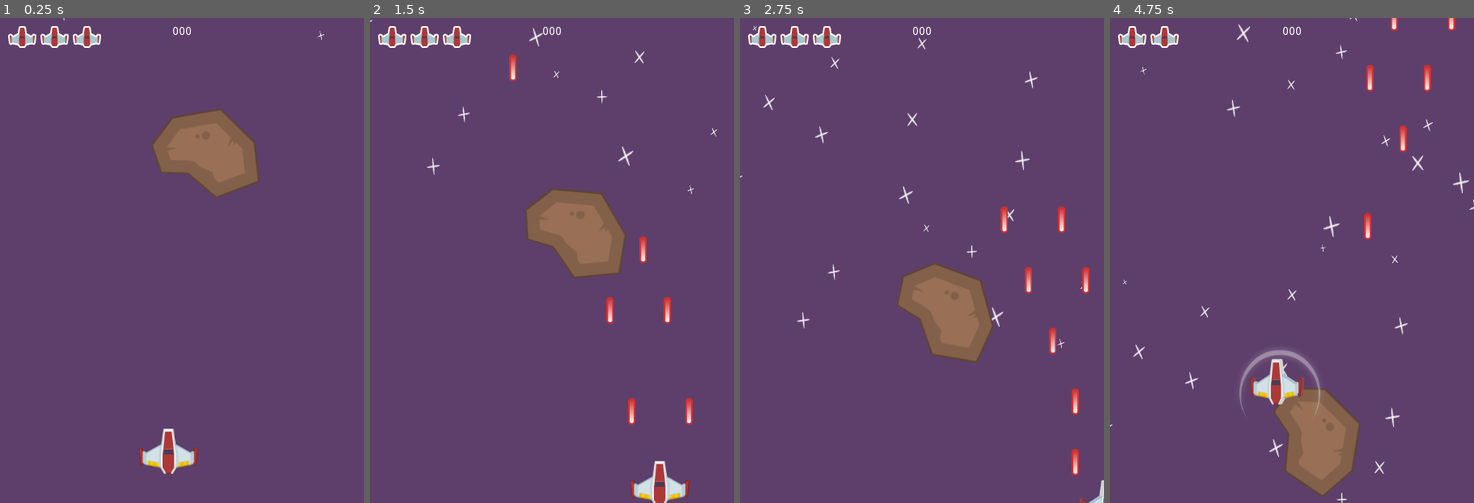
Above: before the commit, frames 1-4 (left to right).
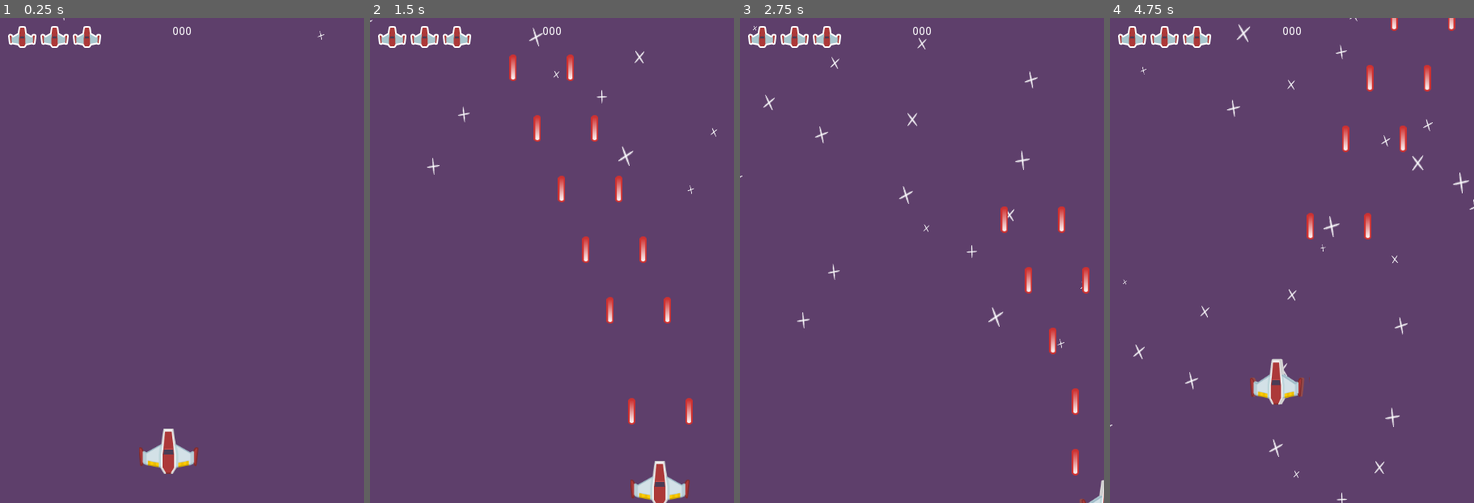
Above: after the commit, the same moments.

Repository: ZacharyRanes/Space_Shooter
Game: Godot game, scene res://MainScenes/Gameplay.tscn
The game is run twice, just before and just after one commit, with the same random seed, the same clock (stepped at 60 frames per second) and the same inputs.
Inputs:
- Up to frame 1 (0.25 s): no input
- Up to frame 2 (1.5 s): hold D (move_right) 0.53-1.28 s; hold Space (shoot) 0.53-1.28 s; hold S (move_down) from 1.28 s (still down); tap Space (shoot) at 1.35 s
- Up to frame 3 (2.75 s): release S (move_down) at 2.03 s; hold D (move_right) from 2.03 s (still down); hold Space (shoot) from 2.03 s (still down)
- Up to frame 4 (4.75 s): release D (move_right) at 2.78 s; release Space (shoot) at 2.78 s; hold W (move_up) 2.78-3.53 s; tap Space (shoot) at 2.85, 4.35 s; hold Space (shoot) 3.53-4.28 s; hold A (move_left) from 3.53 s (still down)

The runs differ from the first frame. In frame 1, 3.7% of the frame differs, in the area x 41-72%, y 18-38%; in frame 2, 4.2%; in frame 3, 3.7%; in frame 4, 4.4%, in the area x 20-69%, y 1-99%.

Commit message:
End of EP20

Diff:
--- /dev/null
+++ b/Enemy/Enemy.gd
@@ -0,0 +1,18 @@
+extends Area2D
+
+export var verticalSpeed := 10.0
+export var health: int = 10
+
+func _ready():
+	add_to_group("damageable")
+
+func _physics_process(delta):
+	position.y += verticalSpeed * delta
+
+func damage(amount: int):
+	health -= amount
+	if health <= 0:
+		queue_free()
+
+func _on_VisibilityNotifier2D_screen_exited():
+	queue_free()
--- /dev/null
+++ b/Enemy/Enemy.tscn
@@ -0,0 +1,21 @@
+[gd_scene load_steps=4 format=2]
+
+[ext_resource path="res://Textures/enemyUFO.png" type="Texture" id=1]
+[ext_resource path="res://Enemy/Enemy.gd" type="Script" id=2]
+
+[sub_resource type="CircleShape2D" id=1]
+radius = 47.0317
+
+[node name="Enemy" type="Area2D"]
+script = ExtResource( 2 )
+
+[node name="Sprite" type="Sprite" parent="."]
+texture = ExtResource( 1 )
+
+[node name="CollisionShape2D" type="CollisionShape2D" parent="."]
+shape = SubResource( 1 )
+
+[node name="VisibilityNotifier2D" type="VisibilityNotifier2D" parent="."]
+scale = Vector2( 5, 5 )
+
+[connection signal="screen_exited" from="VisibilityNotifier2D" to="." method="_on_VisibilityNotifier2D_screen_exited"]
--- a/MainScenes/Gameplay.tscn
+++ b/MainScenes/Gameplay.tscn
@@ -1,9 +1,8 @@
-[gd_scene load_steps=6 format=2]
+[gd_scene load_steps=5 format=2]
 
 [ext_resource path="res://Player/Player.tscn" type="PackedScene" id=1]
 [ext_resource path="res://Textures/backgroundColor.png" type="Texture" id=2]
 [ext_resource path="res://Textures/starBig.png" type="Texture" id=3]
-[ext_resource path="res://Meteor/Meteor.tscn" type="PackedScene" id=4]
 [ext_resource path="res://HUD/HUD.tscn" type="PackedScene" id=5]
 
 [node name="Gameplay" type="Node"]
@@ -37,6 +36,3 @@
 
 [node name="Player" parent="." instance=ExtResource( 1 )]
 position = Vector2( 208.97, 537.278 )
-
-[node name="Meteor" parent="." instance=ExtResource( 4 )]
-position = Vector2( 254.55, 146.94 )
